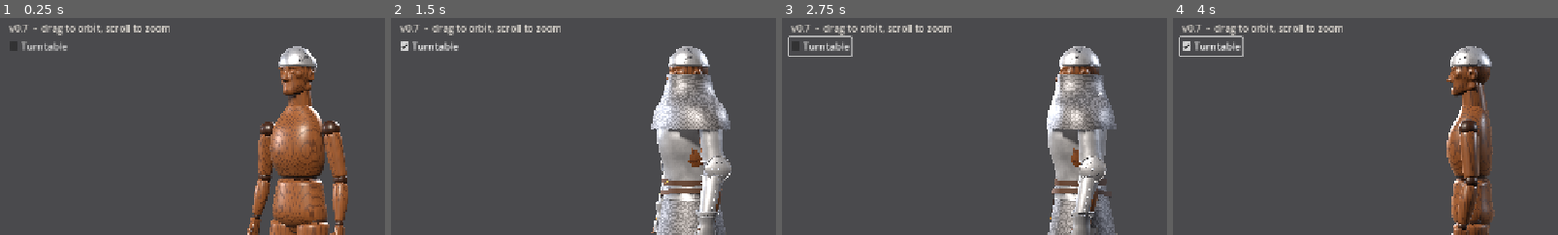
Above: before the commit, frames 1-4 (left to right).
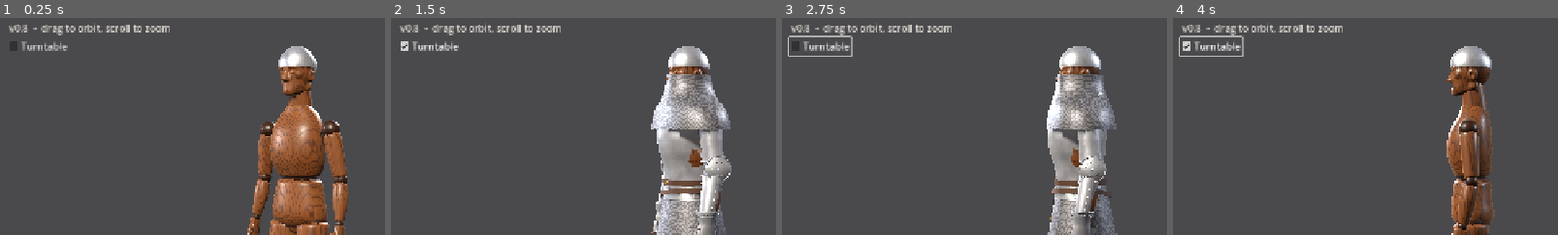
Above: after the commit, the same moments.

Repository: Kmad666/Armor-Craft
Game: Godot game, scene res://scenes/main.tscn
Same seed, same stepped clock (60 frames per second), same inputs: the game is played once before the commit and once after it.
Inputs:
- Up to frame 1 (0.25 s): no input
- Up to frame 2 (1.5 s): click "Turntable" at 0.5 s; click "Legacy procedural suit" at 1.25 s
- Up to frame 3 (2.75 s): click "Turntable" at 2 s
- Up to frame 4 (4 s): click "Legacy procedural suit" at 2.75 s; click "Turntable" at 3.5 s
The pictures show only the part of the screen within x 0-50%, y 7-57%; the shares and areas given below are measured in that part.

The runs differ from the first frame. In frame 1, 0.2% of the frame differs, in the area x 5-83%, y 3-24%; in frame 2, 0.2%; in frame 3, 0.2%; in frame 4, 0.3%.

Commit message:
v0.8: stretch and skew the spangenhelm
Click the helmet to select it; drag the down arrow to stretch the walls
below the brow, drag the crown arrow to skew from round to pointed or
flat (bucket helm). Matching sliders and Dome/Pointed/Bucket presets.
Shell generated live; fit test confirms no head poke-through.

Co-Authored-By: Claude Opus 5.5 <noreply@anthropic.com>
Claude-Session: https://claude.ai/code/session_01WeZQLGxhK27PqRdm928ucn

Diff:
--- a/scripts/main.gd
+++ b/scripts/main.gd
@@ -5,7 +5,8 @@
 const HelmetBuilder := preload("res://scripts/helmet_builder.gd")
 const HelmetPiece := preload("res://scripts/pieces/helmet_piece.gd")
 const BASCINET_SCENE := preload("res://assets/pieces/helmet_bascinet.glb")
-const SPANGENHELM_SCENE := preload("res://assets/pieces/helmet_spangenhelm.glb")
+const ShapedHelmet := preload("res://scripts/pieces/shaped_helmet.gd")
+const ShapeGizmo := preload("res://scripts/pieces/shape_gizmo.gd")
 const SuitBuilder := preload("res://scripts/suit_builder.gd")
 const Mannequin := preload("res://scripts/pieces/mannequin.gd")
 const MANNEQUIN_SCENE := preload("res://assets/mannequin/mannequin_wood.glb")
@@ -98,6 +99,12 @@
 var helmet_node: Node3D
 var modeled_helmet: Node3D
 var spangenhelm: Node3D
+var gizmo: Node3D
+var helmet_selected := false
+var press_pos := Vector2.ZERO
+var press_moved := false
+var drag_handle := ""
+var shape_sliders := {}
 var helmet_mode := 0  # 0 = spangenhelm, 1 = modelled bascinet, 2 = procedural designer
 var model_controls := {}
 var groups := {}
@@ -132,10 +139,13 @@
 	# Helmets are authored around the centre of the head at eye level: the head socket.
 	mannequin.node("Socket_Head").add_child(modeled_helmet)
 	modeled_helmet.setup(BASCINET_SCENE, {"Steel": metal_mat, "Leather": leather_mat})
-	spangenhelm = HelmetPiece.new()
+	spangenhelm = ShapedHelmet.new()
 	spangenhelm.name = "Spangenhelm"
 	mannequin.node("Socket_Head").add_child(spangenhelm)
-	spangenhelm.setup(SPANGENHELM_SCENE, {"Steel": metal_mat})
+	spangenhelm.setup(metal_mat)
+	gizmo = ShapeGizmo.new(spangenhelm)
+	gizmo.name = "ShapeGizmo"
+	add_child(gizmo)
 	_rebuild_helmet()
 	_build_ui()
 	_apply_finish(0)
@@ -293,6 +303,8 @@
 		helmet_node.visible = wear_helmet and helmet_mode == 2
 	if spangenhelm:
 		spangenhelm.visible = wear_helmet and helmet_mode == 0
+		if not spangenhelm.visible:
+			_set_helmet_selected(false)
 	if modeled_helmet:
 		modeled_helmet.visible = wear_helmet and helmet_mode == 1
 	# The modelled helmet has a real face opening, so keep the head inside it.
@@ -322,16 +334,53 @@
 func _unhandled_input(event: InputEvent) -> void:
 	if event is InputEventMouseButton:
 		var mb := event as InputEventMouseButton
-		if mb.button_index == MOUSE_BUTTON_LEFT or mb.button_index == MOUSE_BUTTON_RIGHT:
+		if mb.button_index == MOUSE_BUTTON_LEFT:
+			if mb.pressed:
+				press_pos = mb.position
+				press_moved = false
+				drag_handle = gizmo.handle_at(camera, mb.position) if helmet_selected else ""
+				dragging = drag_handle == ""
+			else:
+				if drag_handle == "" and not press_moved:
+					_click(mb.position)
+				drag_handle = ""
+				dragging = false
+		elif mb.button_index == MOUSE_BUTTON_RIGHT:
 			dragging = mb.pressed
 		elif mb.button_index == MOUSE_BUTTON_WHEEL_UP and mb.pressed:
 			target_distance = maxf(0.35, target_distance * 0.9)
 		elif mb.button_index == MOUSE_BUTTON_WHEEL_DOWN and mb.pressed:
 			target_distance = minf(6.0, target_distance * 1.1)
-	elif event is InputEventMouseMotion and dragging:
+	elif event is InputEventMouseMotion:
 		var mm := event as InputEventMouseMotion
-		yaw -= mm.relative.x * 0.008
-		pitch = clampf(pitch + mm.relative.y * 0.006, -0.6, 1.2)
+		if mm.position.distance_to(press_pos) > 4.0:
+			press_moved = true
+		if drag_handle != "":
+			gizmo.drag(camera, drag_handle, mm.relative)
+		elif dragging:
+			yaw -= mm.relative.x * 0.008
+			pitch = clampf(pitch + mm.relative.y * 0.006, -0.6, 1.2)
+		elif helmet_selected:
+			gizmo.hovered = gizmo.handle_at(camera, mm.position)
+
+
+## A click (press + release without dragging): select or deselect the helmet.
+func _click(pos: Vector2) -> void:
+	var hit: bool = spangenhelm.visible and spangenhelm.ray_hits(
+		camera.project_ray_origin(pos), camera.project_ray_normal(pos))
+	_set_helmet_selected(hit)
+
+
+func _set_helmet_selected(on: bool) -> void:
+	if on == helmet_selected:
+		return
+	helmet_selected = on
+	spangenhelm.set_selected(on)
+	gizmo.visible = on
+	gizmo.hovered = ""
+	if on:
+		target_focus = Vector3(0, 1.74, 0)
+		target_distance = minf(target_distance, 1.25)
 
 
 # --------------------------------------------------------------------------
@@ -350,7 +399,7 @@
 	layer.add_child(title)
 
 	var hint := Label.new()
-	hint.text = "v0.7  -  drag to orbit, scroll to zoom"
+	hint.text = "v0.8  -  drag to orbit, scroll to zoom"
 	hint.add_theme_color_override("font_color", Color(0.85, 0.83, 0.8))
 	hint.position = Vector2(24, 56)
 	layer.add_child(hint)
@@ -510,6 +559,11 @@
 	model_option.add_item("Procedural Designer")
 	box.add_child(model_option)
 
+	var shaped := VBoxContainer.new()
+	shaped.add_theme_constant_override("separation", 6)
+	box.add_child(shaped)
+	_build_shape_controls(shaped)
+
 	var modeled := VBoxContainer.new()
 	modeled.add_theme_constant_override("separation", 6)
 	modeled.visible = false
@@ -530,6 +584,7 @@
 	box.add_child(proc)
 	model_option.item_selected.connect(func(i: int) -> void:
 		helmet_mode = i
+		shaped.visible = i == 0
 		modeled.visible = i == 1
 		proc.visible = i == 2
 		_update_helmet_visibility())
@@ -577,6 +632,61 @@
 	proc.add_child(rnd)
 
 	_sync_helmet_ui()
+
+
+func _build_shape_controls(box: VBoxContainer) -> void:
+	var hint := Label.new()
+	hint.text = "Click the helmet to grab its handles: drag the down arrow to stretch it, the top arrow to skew it pointed or flat."
+	hint.autowrap_mode = TextServer.AUTOWRAP_WORD_SMART
+	hint.custom_minimum_size = Vector2(280, 0)
+	hint.add_theme_color_override("font_color", Color(0.8, 0.78, 0.74))
+	box.add_child(hint)
+
+	_header(box, "Shape")
+	var presets := HBoxContainer.new()
+	box.add_child(presets)
+	for pr in [["Dome", 0.0, 0.0], ["Pointed", 0.0, 1.0], ["Bucket", 0.135, -1.0]]:
+		var b := Button.new()
+		b.text = pr[0]
+		b.size_flags_horizontal = Control.SIZE_EXPAND_FILL
+		var st: float = pr[1]
+		var cr: float = pr[2]
+		b.pressed.connect(func() -> void: spangenhelm.set_shape(st, cr))
+		presets.add_child(b)
+
+	for spec in [["Stretch", "stretch", 0.0, ShapedHelmet.MAX_STRETCH], ["Skew", "crown", -1.0, 1.0]]:
+		var lbl := Label.new()
+		box.add_child(lbl)
+		var sl := HSlider.new()
+		sl.min_value = spec[2]
+		sl.max_value = spec[3]
+		sl.step = 0.001
+		sl.size_flags_horizontal = Control.SIZE_EXPAND_FILL
+		box.add_child(sl)
+		var key: String = spec[1]
+		sl.value_changed.connect(func(v: float) -> void:
+			if key == "stretch":
+				spangenhelm.set_shape(v, spangenhelm.crown)
+			else:
+				spangenhelm.set_shape(spangenhelm.stretch, v))
+		shape_sliders[key] = [sl, lbl]
+	spangenhelm.shape_changed.connect(_sync_shape_ui)
+	_sync_shape_ui()
+
+
+func _sync_shape_ui() -> void:
+	var st: Array = shape_sliders["stretch"]
+	(st[0] as HSlider).set_value_no_signal(spangenhelm.stretch)
+	(st[1] as Label).text = "Stretch: %d cm below the brow" % roundi(spangenhelm.stretch * 100.0)
+	var cr: Array = shape_sliders["crown"]
+	(cr[0] as HSlider).set_value_no_signal(spangenhelm.crown)
+	var c: float = spangenhelm.crown
+	var word := "Round"
+	if c > 0.05:
+		word = "Pointed %d%%" % roundi(c * 100.0)
+	elif c < -0.05:
+		word = "Flat %d%%" % roundi(-c * 100.0)
+	(cr[1] as Label).text = "Skew: " + word
 
 
 func _model_slider(parent: Control, spec: Array) -> void:
--- /dev/null
+++ b/scripts/pieces/shape_gizmo.gd
@@ -0,0 +1,133 @@
+extends Node3D
+## On-model handles for a ShapedHelmet:
+##   "stretch"  down arrow on the front edge: drag down to lengthen the walls
+##   "crown"    double arrow on top: drag up = pointed, drag down = flat top
+## Handles draw on top of everything and are picked in screen space.
+
+const PICK_RADIUS_PX := 26.0
+const CROWN_DRAG_METRES := 0.08  # this much drag goes from round to fully pointed/flat
+
+var helmet: Node3D
+var hovered := ""
+
+var _stretch: Node3D
+var _crown: Node3D
+var _mat: StandardMaterial3D
+var _mat_hot: StandardMaterial3D
+
+
+func _init(target: Node3D) -> void:
+	helmet = target
+
+
+func _ready() -> void:
+	_mat = _make_mat(Color(1.0, 0.76, 0.3))
+	_mat_hot = _make_mat(Color(1.0, 0.95, 0.75))
+	_stretch = _arrow_handle(false, "Stretch")
+	_crown = _arrow_handle(true, "Skew: pointed / flat")
+	add_child(_stretch)
+	add_child(_crown)
+	visible = false
+
+
+func _make_mat(c: Color) -> StandardMaterial3D:
+	var m := StandardMaterial3D.new()
+	m.shading_mode = BaseMaterial3D.SHADING_MODE_UNSHADED
+	m.albedo_color = c
+	m.no_depth_test = true
+	m.render_priority = 10
+	return m
+
+
+func _arrow_handle(double: bool, label: String) -> Node3D:
+	var root := Node3D.new()
+	var shaft := MeshInstance3D.new()
+	var cyl := CylinderMesh.new()
+	cyl.top_radius = 0.0028
+	cyl.bottom_radius = 0.0028
+	cyl.height = 0.04 if double else 0.035
+	shaft.mesh = cyl
+	root.add_child(shaft)
+	var tips := [-1.0, 1.0] if double else [-1.0]
+	for s in tips:
+		var cone := MeshInstance3D.new()
+		var cm := CylinderMesh.new()
+		cm.top_radius = 0.0 if s > 0.0 else 0.011
+		cm.bottom_radius = 0.011 if s > 0.0 else 0.0
+		cm.height = 0.018
+		cone.mesh = cm
+		cone.position.y = s * (cyl.height * 0.5 + 0.009)
+		root.add_child(cone)
+	if not double:
+		shaft.position.y = 0.0
+	var tag := Label3D.new()
+	tag.text = label
+	tag.billboard = BaseMaterial3D.BILLBOARD_ENABLED
+	tag.no_depth_test = true
+	tag.fixed_size = true
+	tag.pixel_size = 0.0011
+	tag.font_size = 22
+	tag.outline_size = 6
+	tag.modulate = Color(1.0, 0.9, 0.65)
+	tag.render_priority = 11
+	tag.outline_render_priority = 10
+	tag.position = Vector3(0.0, 0.0, 0.0)
+	tag.offset = Vector2(0, 58) if double else Vector2(0, -58)
+	root.add_child(tag)
+	return root
+
+
+func _process(_delta: float) -> void:
+	if not visible or helmet == null:
+		return
+	var h = helmet
+	var g: float = h.grow()
+	var xf: Transform3D = helmet.global_transform
+	_stretch.global_position = xf * Vector3(0.0, h.bottom_y() - 0.03, h.RZ * g + 0.012)
+	_crown.global_position = xf * Vector3(0.0, h.top_y() + 0.04, 0.0)
+	_stretch.global_basis = xf.basis
+	_crown.global_basis = xf.basis
+	_tint(_stretch, hovered == "stretch")
+	_tint(_crown, hovered == "crown")
+
+
+func _tint(node: Node3D, hot: bool) -> void:
+	for c in node.get_children():
+		if c is MeshInstance3D:
+			(c as MeshInstance3D).material_override = _mat_hot if hot else _mat
+
+
+## Which handle is under the mouse ("" for none).
+func handle_at(cam: Camera3D, pos: Vector2) -> String:
+	if not visible:
+		return ""
+	var best := ""
+	var best_d := PICK_RADIUS_PX
+	for pair in [["stretch", _stretch], ["crown", _crown]]:
+		var n: Node3D = pair[1]
+		if cam.is_position_behind(n.global_position):
+			continue
+		var d := cam.unproject_position(n.global_position).distance_to(pos)
+		if d < best_d:
+			best_d = d
+			best = pair[0]
+	return best
+
+
+## Apply a mouse drag of `rel` pixels to a handle.
+func drag(cam: Camera3D, handle: String, rel: Vector2) -> void:
+	var h = helmet
+	var node := _stretch if handle == "stretch" else _crown
+	var up := helmet.global_basis.y.normalized()
+	var axis := -up if handle == "stretch" else up
+	var p0 := node.global_position
+	var s0 := cam.unproject_position(p0)
+	var s1 := cam.unproject_position(p0 + axis * 0.1)
+	var dir := s1 - s0
+	if dir.length_squared() < 1.0:
+		return
+	var metres := 0.1 * rel.dot(dir) / dir.length_squared()
+	if handle == "stretch":
+		h.set_shape(h.stretch + metres, h.crown)
+	else:
+		h.set_shape(h.stretch, h.crown + metres / CROWN_DRAG_METRES)
--- /dev/null
+++ b/scripts/pieces/shaped_helmet.gd
@@ -0,0 +1,238 @@
+extends Node3D
+## A helmet generated live from two shape controls, so the player can
+## stretch and skew it directly:
+##
+##   stretch  0 .. MAX_STRETCH metres: walls extend down from the brow rim
+##            (the whole shell widens a little once it passes the eyes so it
+##            clears the face)
+##   crown   -1 .. 1: -1 = flat bucket-helm top, 0 = round dome, 1 = pointed
+##
+## Base size is the spangenhelm fitted to the mannequin's head (>= 3 mm
+## clearance). Origin = Socket_Head (centre of the head at eye level).
+## Axes: +Y up, +Z toward the face.
+
+signal shape_changed
+
+const RIM := 0.028          # rim height above eye level
+const RX := 0.091           # half-width
+const RZ := 0.109           # half-depth (front to back)
+const HEIGHT := 0.112       # dome height
+const THICK := 0.002        # plate thickness
+const MAX_STRETCH := 0.15   # down to the chin
+const SEG := 72             # around
+const DOME_RINGS := 40
+const WALL_RINGS := 10
+
+var stretch := 0.0
+var crown := 0.0
+
+var _mi: MeshInstance3D
+var _overlay: ShaderMaterial
+
+
+func setup(mat: Material) -> void:
+	_mi = MeshInstance3D.new()
+	_mi.name = "Shell"
+	_mi.material_override = mat
+	add_child(_mi)
+	_overlay = ShaderMaterial.new()
+	_overlay.shader = preload("res://shaders/select_glow.gdshader")
+	rebuild()
+
+
+func set_shape(new_stretch: float, new_crown: float) -> void:
+	new_stretch = clampf(new_stretch, 0.0, MAX_STRETCH)
+	new_crown = clampf(new_crown, -1.0, 1.0)
+	if is_equal_approx(new_stretch, stretch) and is_equal_approx(new_crown, crown):
+		return
+	stretch = new_stretch
+	crown = new_crown
+	rebuild()
+	shape_changed.emit()
+
+
+func set_selected(on: bool) -> void:
+	if _mi:
+		_mi.material_overlay = _overlay if on else null
+
+
+# --------------------------------------------------------------------------
+# Shape maths
+# --------------------------------------------------------------------------
+
+## Extra width once the walls pass the eyes, so the face fits inside.
+func grow() -> float:
+	return 1.0 + 0.2 * smoothstep(0.01, 0.05, stretch)
+
+
+func dome_height() -> float:
+	return HEIGHT * (1.0 + 0.45 * maxf(crown, 0.0))
+
+
+func bottom_y() -> float:
+	return RIM - stretch
+
+
+func top_y() -> float:
+	return RIM + dome_height()
+
+
+## Profile at angle theta (0 = rim, PI/2 = top): (radius factor, height factor).
+func _profile(theta: float) -> Vector2:
+	var c := cos(theta)
+	var s := sin(theta)
+	if crown <= 0.0:
+		# superellipse: n = 2 is a circle, large n is a flat top with straight sides
+		var n := 2.0 + (-crown) * 10.0
+		return Vector2(pow(maxf(c, 0.0), 2.0 / n), pow(maxf(s, 0.0), 2.0 / n))
+	# ogive (gothic arch): k = 1 is a circle, larger k is more pointed
+	var k := 1.0 + 2.0 * crown
+	var rho := (1.0 + k * k) * 0.5
+	return Vector2(maxf(0.0, sqrt(maxf(0.0, rho * rho - k * k * s * s)) - (rho - 1.0)), s)
+
+
+## Radius factor at height fraction v (0 = rim, 1 = top), for hit testing.
+func _radius_at(v: float) -> float:
+	v = clampf(v, 0.0, 1.0)
+	if crown <= 0.0:
+		var n := 2.0 + (-crown) * 10.0
+		return pow(maxf(0.0, 1.0 - pow(v, n)), 1.0 / n)
+	var k := 1.0 + 2.0 * crown
+	var rho := (1.0 + k * k) * 0.5
+	return maxf(0.0, sqrt(maxf(0.0, rho * rho - k * k * v * v)) - (rho - 1.0))
+
+
+## Is a point (helmet-local) inside the outer shell?
+func contains(p: Vector3) -> bool:
+	if p.y < bottom_y() or p.y > top_y():
+		return false
+	var g := grow()
+	var f := 1.0 if p.y < RIM else _radius_at((p.y - RIM) / dome_height())
+	var a := RX * g * f
+	var b := RZ * g * f
+	if a < 1e-5:
+		return false
+	return (p.x / a) * (p.x / a) + (p.z / b) * (p.z / b) <= 1.0
+
+
+## Ray in global space -> hit?
+func ray_hits(origin: Vector3, dir: Vector3) -> bool:
+	var inv := global_transform.affine_inverse()
+	var o := inv * origin
+	var d := (inv.basis * dir).normalized()
+	var t := 0.0
+	while t < 10.0:
+		if contains(o + d * t):
+			return true
+		t += 0.002
+	return false
+
+
+# --------------------------------------------------------------------------
+# Mesh
+# --------------------------------------------------------------------------
+
+## Rings bottom -> top as [y, radius factor]; the top ring collapses to a point.
+func _rings(inset: float) -> Array:
+	var rings := []
+	var g := grow()
+	var h := dome_height() - inset
+	if stretch > 0.0005:
+		for i in WALL_RINGS:
+			rings.append([RIM - stretch * (1.0 - float(i) / WALL_RINGS), 1.0])
+	for i in DOME_RINGS + 1:
+		var pr := _profile(PI * 0.5 * float(i) / DOME_RINGS)
+		rings.append([RIM + pr.y * h, pr.x])
+	return [rings, g]
+
+
+func _ring_points(rings: Array, g: float, inset: float) -> PackedVector3Array:
+	var pts := PackedVector3Array()
+	for r in rings:
+		var y: float = r[0]
+		var f: float = r[1]
+		var a := maxf(0.0, (RX * g - inset) * f)
+		var b := maxf(0.0, (RZ * g - inset) * f)
+		for j in SEG:
+			var ang := TAU * j / SEG
+			pts.append(Vector3(sin(ang) * a, y, cos(ang) * b))
+	return pts
+
+
+func rebuild() -> void:
+	var outer := _rings(0.0)
+	var inner := _rings(THICK)
+	var po := _ring_points(outer[0], outer[1], 0.0)
+	var pi := _ring_points(inner[0], inner[1], THICK)
+	var n_o: int = outer[0].size()
+	var n_i: int = inner[0].size()
+
+	var verts := PackedVector3Array()
+	var norms := PackedVector3Array()
+	var idx := PackedInt32Array()
+	var mid := Vector3(0.0, RIM + dome_height() * 0.3, 0.0)
+
+	_add_surface(po, n_o, verts, norms, idx, mid, true)
+	_add_surface(pi, n_i, verts, norms, idx, mid, false)
+
+	# Bottom edge: band joining the outer and inner rims
+	var base := verts.size()
+	for j in SEG:
+		verts.append(po[j])
+		norms.append(Vector3.DOWN)
+	for j in SEG:
+		verts.append(pi[j])
+		norms.append(Vector3.DOWN)
+	for j in SEG:
+		var j2 := (j + 1) % SEG
+		_quad(idx, verts, base + j, base + j2, base + SEG + j2, base + SEG + j, Vector3.DOWN)
+
+	var arr := []
+	arr.resize(Mesh.ARRAY_MAX)
+	arr[Mesh.ARRAY_VERTEX] = verts
+	arr[Mesh.ARRAY_NORMAL] = norms
+	arr[Mesh.ARRAY_INDEX] = idx
+	var mesh := ArrayMesh.new()
+	mesh.add_surface_from_arrays(Mesh.PRIMITIVE_TRIANGLES, arr)
+	_mi.mesh = mesh
+
+
+func _add_surface(pts: PackedVector3Array, rows: int, verts: PackedVector3Array,
+		norms: PackedVector3Array, idx: PackedInt32Array, mid: Vector3, outward: bool) -> void:
+	var base := verts.size()
+	for i in rows:
+		for j in SEG:
+			var p := pts[i * SEG + j]
+			var jl := (j - 1 + SEG) % SEG
+			var jr := (j + 1) % SEG
+			var ib := maxi(i - 1, 0)
+			var it := mini(i + 1, rows - 1)
+			var da := pts[i * SEG + jr] - pts[i * SEG + jl]
+			var dv := pts[it * SEG + j] - pts[ib * SEG + j]
+			var n := da.cross(dv)
+			if n.length_squared() < 1e-14:
+				n = Vector3.UP
+			n = n.normalized()
+			var away := p - mid
+			if (n.dot(away) < 0.0) == outward:
+				n = -n
+			verts.append(p)
+			norms.append(n)
+	for i in rows - 1:
+		for j in SEG:
+			var j2 := (j + 1) % SEG
+			var a := base + i * SEG + j
+			var b := base + i * SEG + j2
+			var c := base + (i + 1) * SEG + j2
+			var d := base + (i + 1) * SEG + j
+			_quad(idx, verts, a, b, c, d, norms[a] + norms[c])
+
+
+## Adds a quad wound so its face matches `want`.
+func _quad(idx: PackedInt32Array, verts: PackedVector3Array, a: int, b: int, c: int, d: int, want: Vector3) -> void:
+	var g := (verts[b] - verts[a]).cross(verts[d] - verts[a]) + (verts[c] - verts[b]).cross(verts[d] - verts[b])
+	# Godot treats clockwise (seen from the front) as front-facing
+	if g.dot(want) < 0.0:
+		idx.append_array([a, b, c, a, c, d])
+	else:
+		idx.append_array([a, c, b, a, d, c])
--- /dev/null
+++ b/shaders/select_glow.gdshader
@@ -0,0 +1,11 @@
+shader_type spatial;
+render_mode unshaded, blend_add, depth_draw_never, cull_back;
+
+// Gold rim glow drawn over a selected piece.
+uniform vec4 glow : source_color = vec4(1.0, 0.72, 0.25, 1.0);
+
+void fragment() {
+	float f = pow(1.0 - clamp(abs(dot(NORMAL, VIEW)), 0.0, 1.0), 2.2);
+	float pulse = 0.75 + 0.25 * sin(TIME * 4.0);
+	ALBEDO = glow.rgb * f * 0.9 * pulse;
+}
--- /dev/null
+++ b/tests/check_fit.gd
@@ -0,0 +1,34 @@
+extends SceneTree
+# Checks the head stays inside the shaped helmet's inner surface for a grid of shapes.
+func _init():
+	var main = load("res://scenes/main.tscn").instantiate()
+	root.add_child(main)
+	await process_frame
+	var h = main.spangenhelm
+	var head: MeshInstance3D = main.mannequin.node("HeadBlock")
+	var verts: PackedVector3Array = head.mesh.surface_get_arrays(0)[Mesh.ARRAY_VERTEX]
+	var to_h: Transform3D = h.global_transform.affine_inverse() * head.global_transform
+	var worst_all := 0.0
+	for st in [0.0, 0.02, 0.04, 0.06, 0.09, 0.12, 0.15]:
+		for cr in [-1.0, -0.5, 0.0, 0.5, 1.0]:
+			h.set_shape(st, cr)
+			var worst := -1.0
+			var g: float = h.grow()
+			for v in verts:
+				var p: Vector3 = to_h * v
+				if p.y < h.bottom_y() or p.y > h.top_y():
+					continue
+				var f: float = 1.0 if p.y < h.RIM else h._radius_at((p.y - h.RIM) / (h.dome_height() - h.THICK))
+				var a: float = (h.RX * g - h.THICK) * f
+				var b: float = (h.RZ * g - h.THICK) * f
+				if a < 1e-4:
+					worst = maxf(worst, 9.0)
+					continue
+				# how far out along the horizontal ellipse, as a fraction (1 = touching)
+				var q: float = sqrt((p.x / a) * (p.x / a) + (p.z / b) * (p.z / b))
+				worst = maxf(worst, q)
+			worst_all = maxf(worst_all, worst)
+			if worst > 0.97:
+				print("TIGHT stretch=%.2f crown=%.1f -> %.3f" % [st, cr, worst])
+	print("worst ratio over all shapes: %.3f (below 1.0 = no poke-through)" % worst_all)
+	quit()
--- /dev/null
+++ b/tests/check_shape.gd
@@ -0,0 +1,31 @@
+extends SceneTree
+func _init():
+	var main = load("res://scenes/main.tscn").instantiate()
+	root.add_child(main)
+	await process_frame
+	var h = main.spangenhelm
+	var cam: Camera3D = main.camera
+	# aim the camera at the head and click the helmet
+	main.target_focus = Vector3(0, 1.74, 0); main.focus = main.target_focus
+	main.target_distance = 1.1; main.distance = 1.1; main.yaw = 0.4; main.pitch = 0.1
+	main._update_camera()
+	await process_frame
+	var hp: Vector2 = cam.unproject_position(h.global_position + Vector3(0, 0.08, 0))
+	main._click(hp)
+	print("selected after click on helmet: ", main.helmet_selected)
+	main._click(Vector2(30, 600))
+	print("selected after click on empty space: ", main.helmet_selected)
+	main._click(hp)
+	await process_frame
+	# drag the stretch handle down by 120 px
+	var sp: Vector2 = cam.unproject_position(main.gizmo._stretch.global_position)
+	print("handle under stretch arrow: ", main.gizmo.handle_at(cam, sp))
+	main.gizmo.drag(cam, "stretch", Vector2(0, 120))
+	print("stretch after drag: ", snappedf(h.stretch, 0.001))
+	main.gizmo.drag(cam, "crown", Vector2(0, -80))
+	print("crown after drag up: ", snappedf(h.crown, 0.01))
+	main.gizmo.drag(cam, "crown", Vector2(0, 400))
+	print("crown after big drag down: ", snappedf(h.crown, 0.01))
+	print("slider label: ", main.shape_sliders["crown"][1].text, " | ", main.shape_sliders["stretch"][1].text)
+	print("OK")
+	quit()
--- /dev/null
+++ b/tests/shot_shape.gd
@@ -0,0 +1,31 @@
+extends SceneTree
+func snap(main, name):
+	for i in 30: await process_frame
+	root.get_texture().get_image().save_png(OS.get_environment("SHOT_DIR") + "/" + name + ".png")
+func _init():
+	var main = load("res://scenes/main.tscn").instantiate()
+	root.add_child(main)
+	await process_frame
+	# open the Helmet tab
+	var tabs: TabContainer = main.find_children("*", "TabContainer", true, false)[0]
+	tabs.current_tab = 2
+	await process_frame
+	main.yaw = 0.55; main.pitch = 0.12
+	main._set_helmet_selected(true)
+	main.distance = 1.2; main.target_distance = 1.2
+	main.focus = Vector3(0, 1.72, 0); main.target_focus = main.focus
+	var h = main.spangenhelm
+	await snap(main, "a_selected_dome")
+	h.set_shape(0.0, 1.0)
+	await snap(main, "b_pointed")
+	h.set_shape(0.135, -1.0)
+	main.focus = Vector3(0, 1.69, 0); main.target_focus = main.focus
+	await snap(main, "c_bucket")
+	h.set_shape(0.06, 0.35)
+	await snap(main, "d_stretched")
+	main._set_helmet_selected(false)
+	h.set_shape(0.135, -1.0)
+	main.yaw = 0.5; main.distance = 3.0; main.target_distance = 3.0
+	main.focus = Vector3(0, 1.0, 0); main.target_focus = main.focus
+	await snap(main, "e_full_bucket")
+	quit()
Binary file added: docs/stretch_skew.png
Not shown, added: scripts/pieces/shape_gizmo.gd.uid
Not shown, added: scripts/pieces/shaped_helmet.gd.uid
Not shown, added: shaders/select_glow.gdshader.uid
